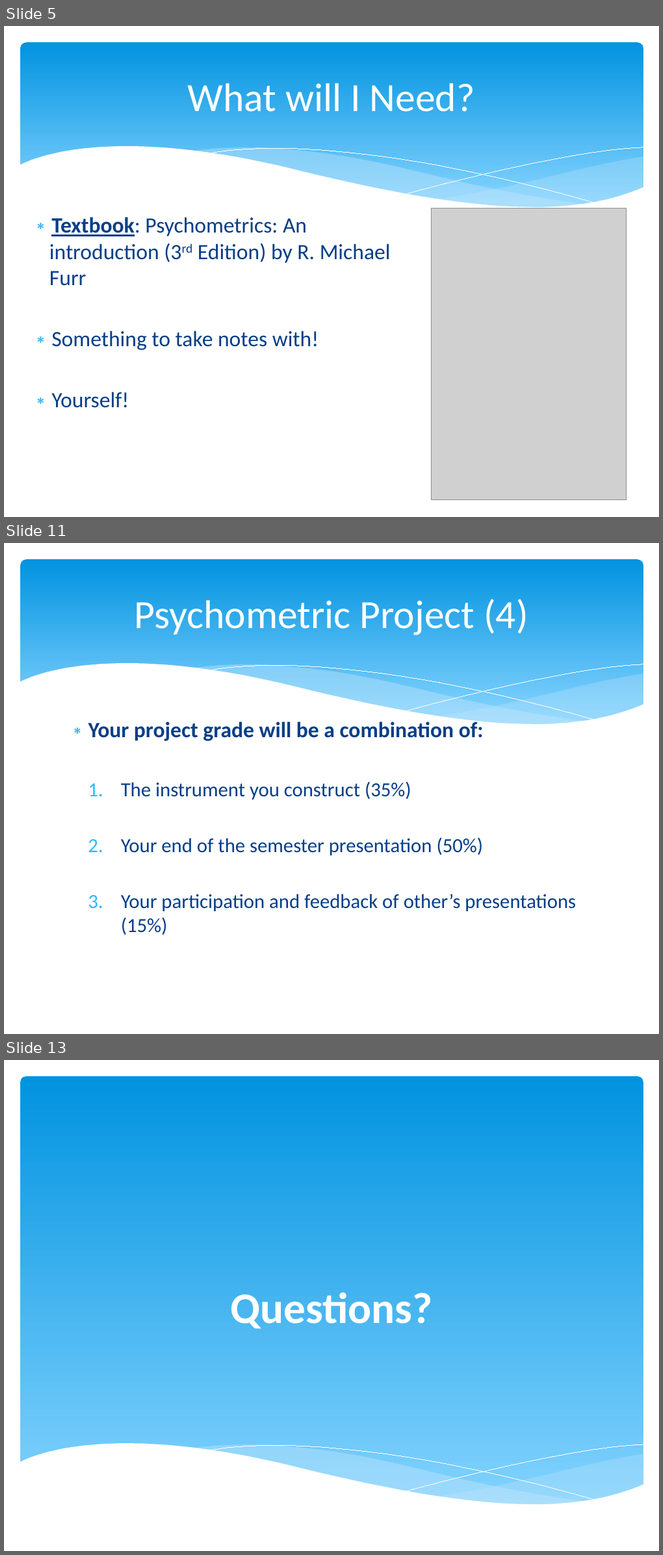
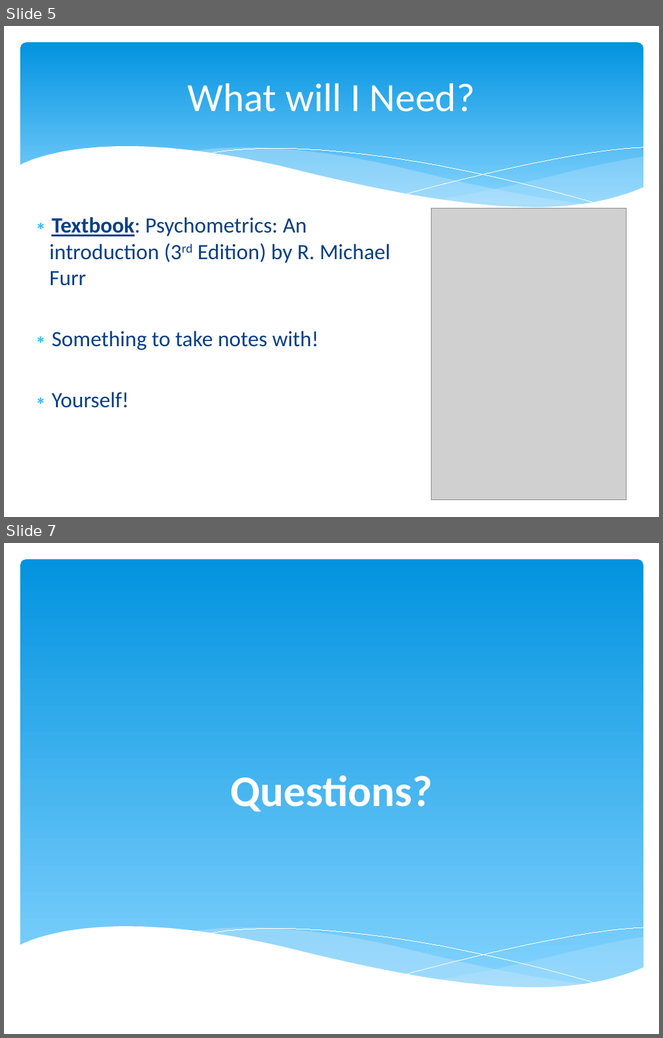
Before and after one commit to npm27/Teaching-Materials, a slide deck: Tests and Eval/Fall 25/Slides/0 First Day Info.pptx. Shown one above the other, each under a label of ours: slides 5, 11 and 13 before the commit, slides 5 and 7 after it; the slides between them are not shown. The pictures are 663x1555 and 663x1038 pixels, drawn with LibreOffice and Linux fonts; fonts in the diff are those of the drawing; grey boxes stand for pictures. Boxes give left, top, right and bottom in pixels: in the first picture for what was removed or moved away, otherwise in the second. Text is boxed around its words. In the diff, an @@ line names an element or a change of style, - is before the commit and + after.

```diff
--- a/Tests and Eval/Fall 25/Slides/0 First Day Info.pptx
+++ b/Tests and Eval/Fall 25/Slides/0 First Day Info.pptx
@@ slide 11 removed at (4,543,659,1034), background #FFFFFF; not listed: 6 template elements that a slide beside it also shows @@
@@ title removed at (134,599,528,635) @@
-Psychometric Project (4)
@@ text removed at (88,720,576,935) @@
-∗ Your project grade will be a combination of:
-  1. The instrument you construct (35%)
-  2. Your end of the semester presentation (50%)
-  3. Your participation and feedback of other’s presentations (15%)
@@ what was slide 13 is now slide 7 @@
```
Also in this commit, not shown: 2 slides changed, 5 other slides removed, 27 other files.
